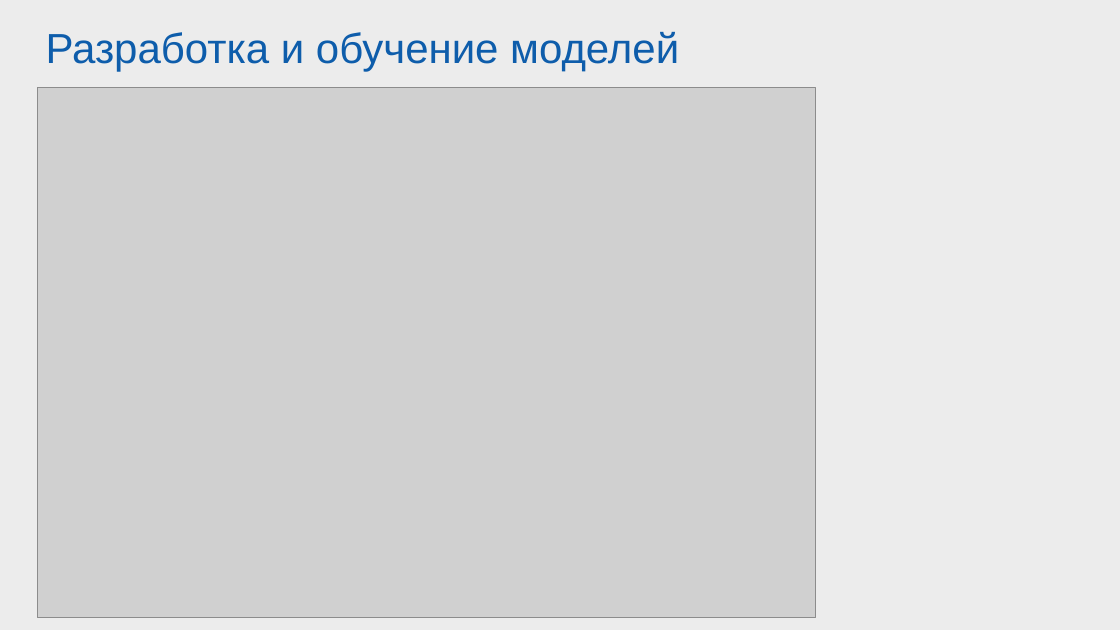
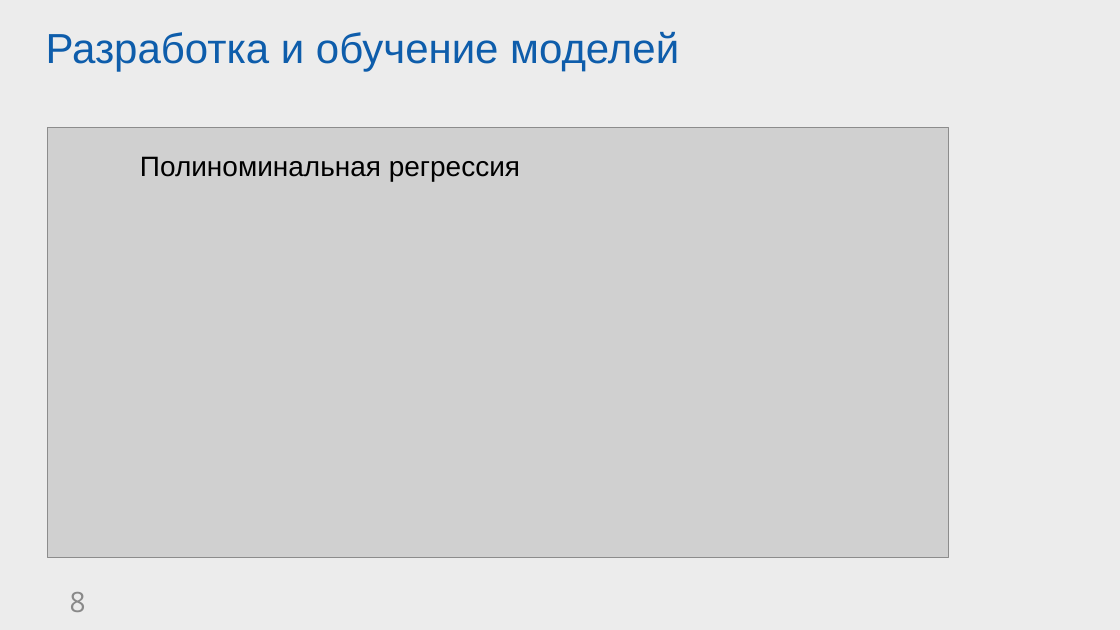
Before and after one commit to RenneTaggere/VKR_wonderfull_NO_git, a slide deck: slide 8 of Презентация_ВКР.pptx. Drawn at 1120x630 pixels with LibreOffice and Linux fonts; fonts in the diff are those of the drawing; grey boxes stand for pictures; background and template pictures are left out. Boxes give left, top, right and bottom in pixels: in the first picture for what was removed or moved away, otherwise in the second. Text is boxed around its words. In the diff, an @@ line names an element or a change of style, - is before the commit and + after.

```diff
--- a/Презентация_ВКР.pptx
+++ b/Презентация_ВКР.pptx
@@ picture: place and size @@
-picture at box(37, 87, 816, 618)
+picture at box(47, 127, 949, 557)
@@ text added at box(140, 156, 520, 182), 24 pt, text #000000 @@
+Полиноминальная регрессия
```
Also in this commit, not shown: 1 other slide changed, 1 other file.
